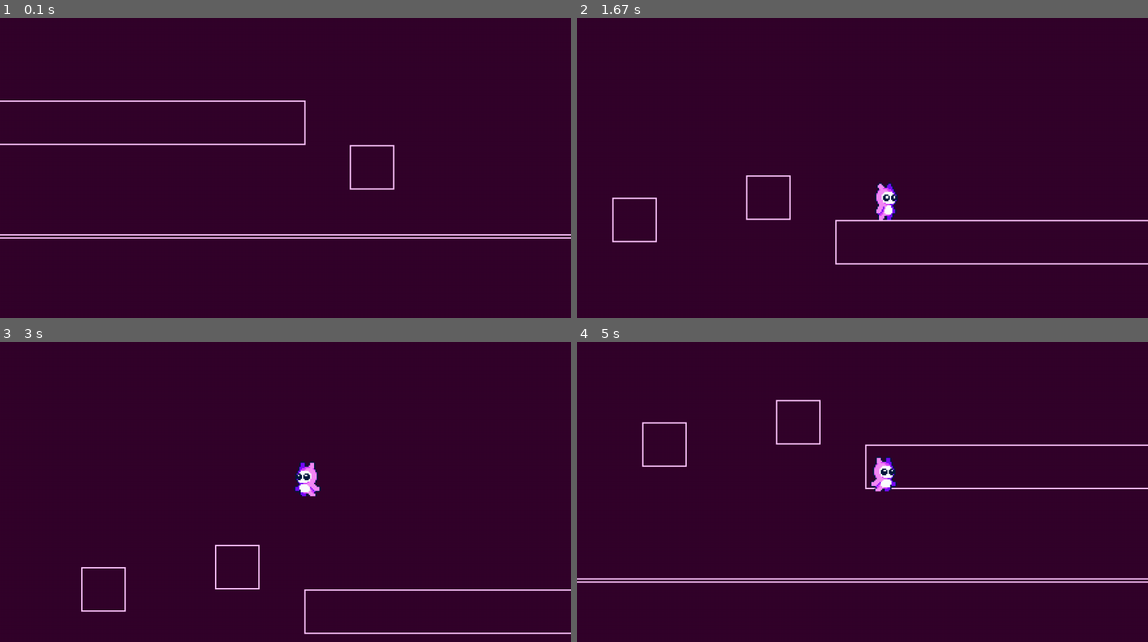
Above: before the commit, frames 1-4 (two rows, left to right).
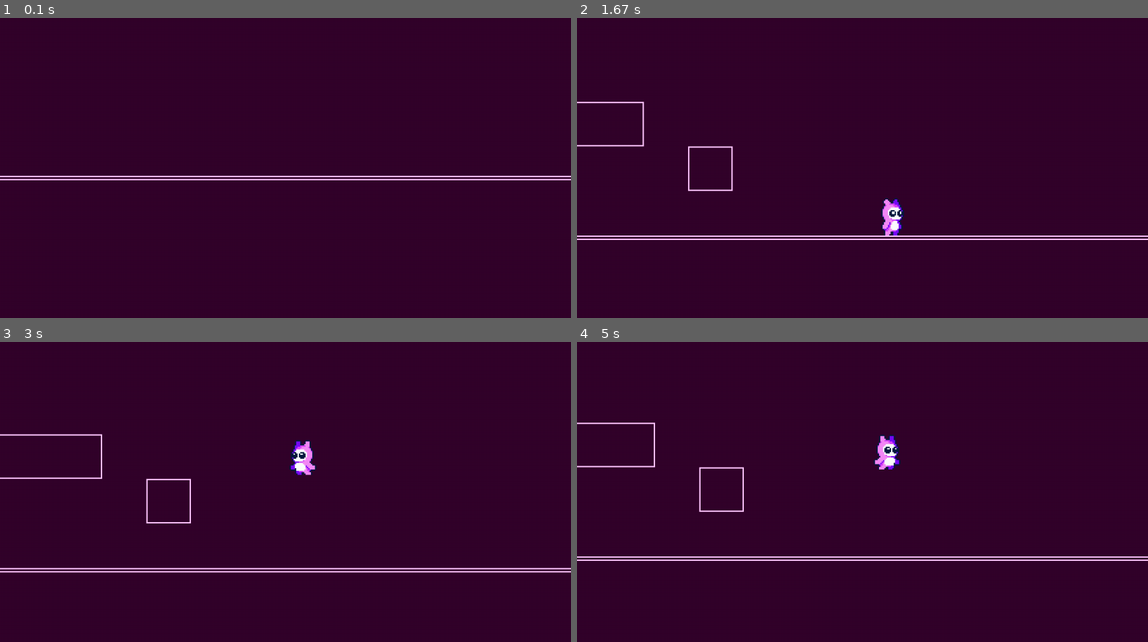
Above: after the commit, the same moments.

Repository: krystofpiorecky/pygame_platformer
Game: pygame game, started from main.py
Two runs of this game, one before a commit and one after it. Both use one fixed random seed, a clock stepped at 60 frames per second and the inputs below.
Inputs:
- Up to frame 1 (0.1 s): no input
- Up to frame 2 (1.67 s): hold Right 0.33-0.8 s; hold Up 0.83-1.13 s; hold Right 1.17-1.63 s
- Up to frame 3 (3 s): hold Left 1.67-2.2 s; hold Left 2.23-2.63 s; hold Up from 2.67 s (still down)
- Up to frame 4 (5 s): release Up at 3.03 s; hold Right 3.07-3.7 s; hold Left 3.73-4.2 s; hold Right 4.23-4.7 s; hold Up from 4.73 s (still down)

The runs differ from the first frame. In frame 1, 3.4% of the frame differs, in the area x 0-100%, y 27-74%; in frame 2, 2.9%; in frame 3, 3.3%; in frame 4, 4.4%, in the area x 0-100%, y 19-81%.

Commit message:
movement

Diff:
--- a/camera.py
+++ b/camera.py
@@ -1,6 +1,6 @@
 class Camera:
     def __init__(self, character, width, height):
-        self.speed = 0.1
+        self.speed = 0.05
         self.character = character
         self.x = character.x + width/2
         self.y = character.y + height/2
--- a/character.py
+++ b/character.py
@@ -2,7 +2,7 @@
 
 class Character:
     def __init__(self, screen):
-        self.x = 100
+        self.x = 1300
         self.y = 100
         self.speed = 2
         self.direction = 0
@@ -71,6 +71,10 @@
                 self.animation["current"] = "walk"
         else:
             self.animation["current"] = "jump"
+            if self.running:
+                self.animations[self.animation["current"]]["speed"] = self.animations["run"]["speed"]
+            else:
+                self.animations[self.animation["current"]]["speed"] = self.animations["walk"]["speed"]
 
     def set_position(self, x, y):
         self.x = x
--- a/main.py
+++ b/main.py
@@ -24,6 +24,13 @@
     Obstacle(screen, camera, -10000, 700, 20000, 10), # ground
     Obstacle(screen, camera, -100, 300, 100, 100),
     Obstacle(screen, camera, -400, 350, 100, 100),
+    Obstacle(screen, camera, -600, 300, 100, 100),
+    Obstacle(screen, camera, -800, 250, 100, 100),
+    Obstacle(screen, camera, -1000, 200, 100, 100),
+    Obstacle(screen, camera, -800, 0, 100, 100),
+    Obstacle(screen, camera, -600, -100, 400, 100),
+    Obstacle(screen, camera, -800, -300, 100, 100),
+    Obstacle(screen, camera, -10000, -500, 20000, 10), # ground
 ]
 
 while 1:
